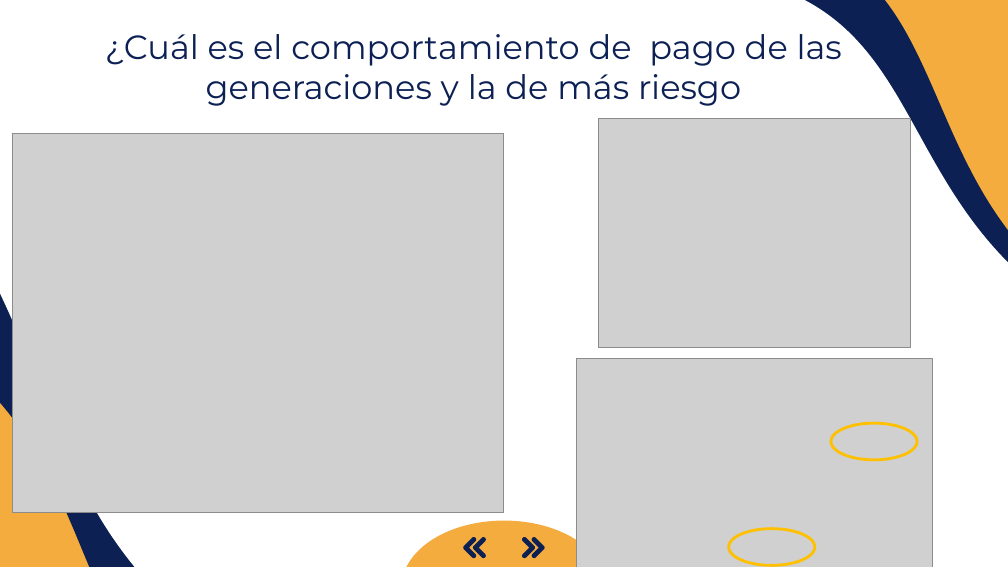
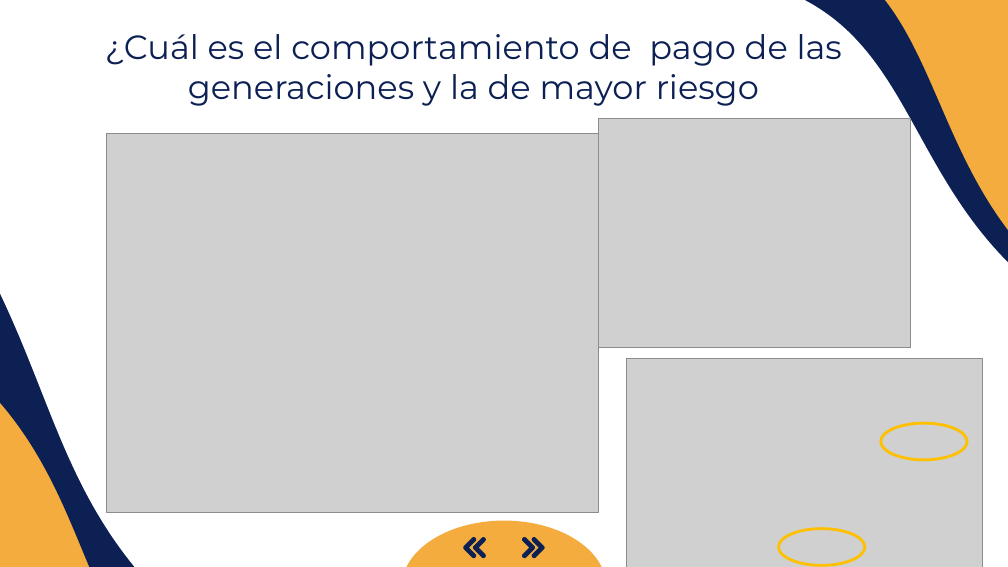
Before and after one commit to ajalca/cbe_customer_classification, a slide deck: slide 12 of Presentacion MRP.pptx (slide 11 before the commit). Drawn at 1008x567 pixels with LibreOffice and Linux fonts; fonts in the diff are those of the drawing; grey boxes stand for pictures. Boxes give left, top, right and bottom in pixels: in the first picture for what was removed or moved away, otherwise in the second. Text is boxed around its words. In the diff, an @@ line names an element or a change of style, - is before the commit and + after.

```diff
--- a/Presentacion MRP.pptx
+++ b/Presentacion MRP.pptx
@@ title at [105, 34, 842, 106]: text changed @@
-¿Cuál es el comportamiento de pago de las generaciones y la de más riesgo
+¿Cuál es el comportamiento de pago de las generaciones y la de mayor riesgo
@@ picture: place and size @@
-picture at [12, 133, 504, 512]
+picture at [107, 133, 599, 512]
@@ 2 ellipses, 1 picture: place and size @@
-2 ellipses, 1 picture at [577, 358, 932, 567]
+2 ellipses, 1 picture at [627, 358, 983, 567]
```
Also in this commit, not shown: 8 other slides changed, 3 slides added, 2 slides removed, 1 other file.
